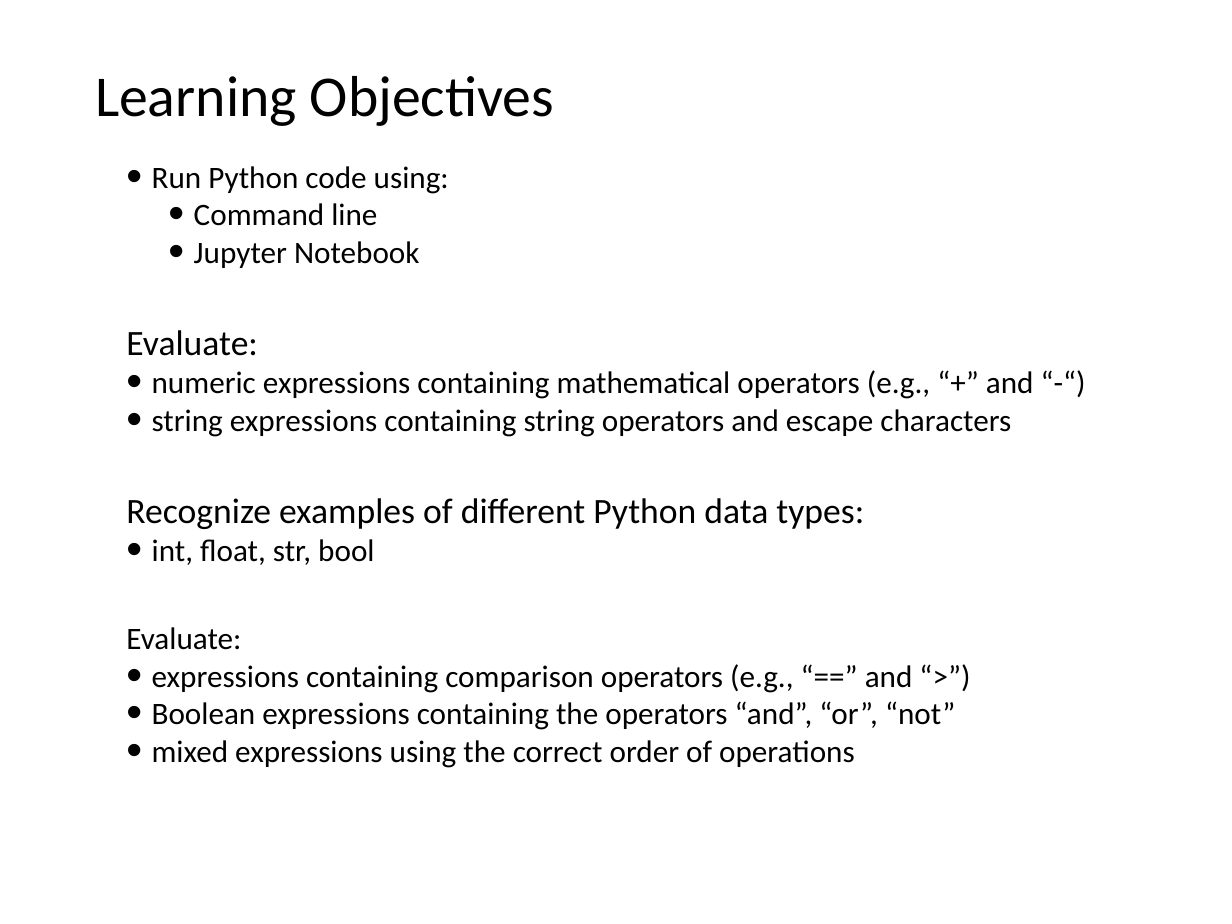
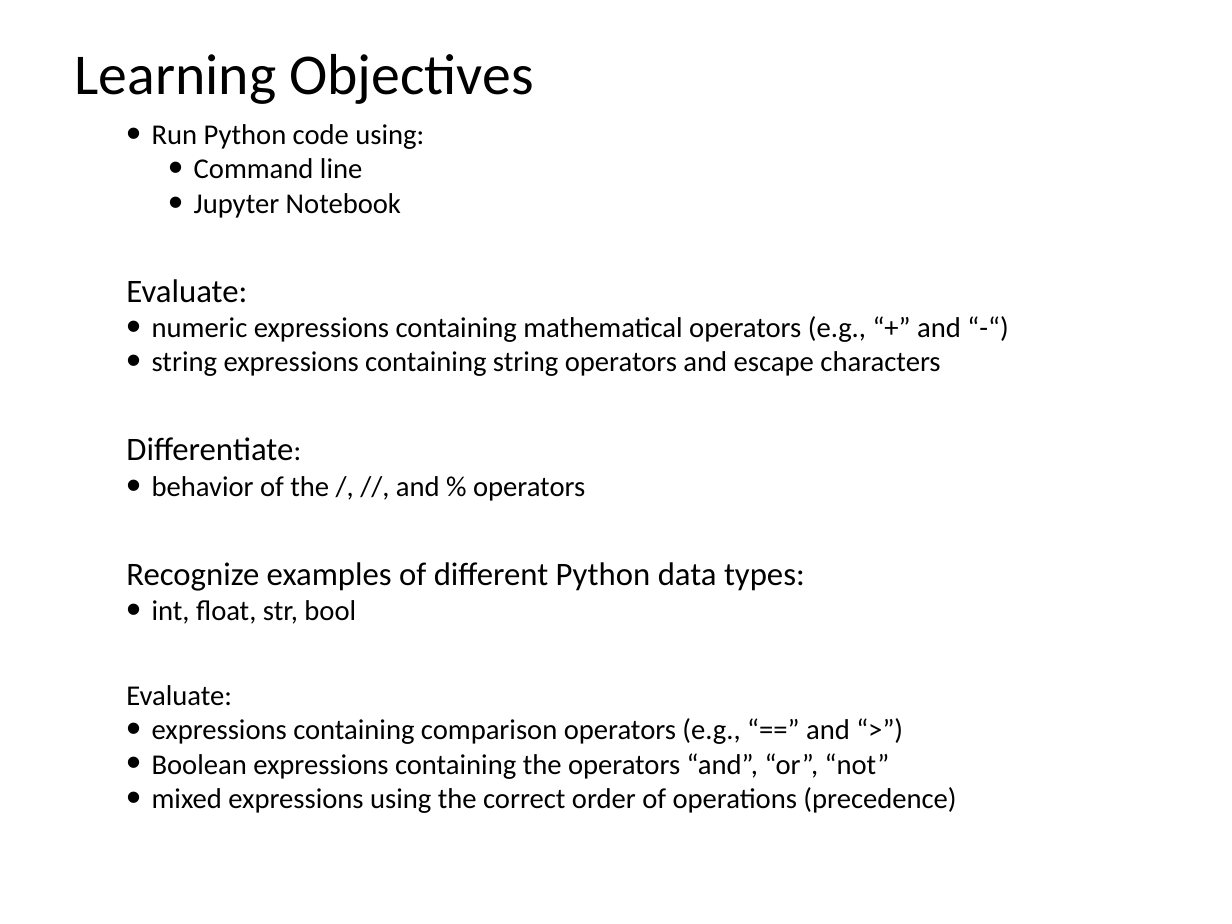
Before and after one commit to tylerharter/caraza-harter-com, a slide deck: slide 2 of tyler/meena/cs220/s22/materials/lecture_ppts/lec_03_S22.ppt. Drawn at 1232x924 pixels with LibreOffice and Linux fonts; fonts in the diff are those of the drawing. Boxes give left, top, right and bottom in pixels: in the first picture for what was removed or moved away, otherwise in the second. Text is boxed around its words. In the diff, an @@ line names an element or a change of style, - is before the commit and + after.

Commit message:
Updating lec_03 and lec_04 slides

```diff
--- a/tyler/meena/cs220/s22/materials/lecture_ppts/lec_03_S22.ppt
+++ b/tyler/meena/cs220/s22/materials/lecture_ppts/lec_03_S22.ppt
@@ title "Learning Objectives": place and size @@
-title "Learning Objectives" at bbox=[95, 76, 554, 126]
+title "Learning Objectives" at bbox=[75, 54, 533, 104]
@@ text "Run Python code using:": place and size @@
-text "Run Python code using:" at bbox=[126, 166, 1034, 768]
+text "Run Python code using:" at bbox=[126, 124, 961, 813]
@@ text at bbox=[126, 124, 961, 779]: size 25.9 to 23.8 pt in "Run Python code using:", "Command line", "Jupyter Notebook", "numeric expressions containing mathematical operators (e.g., ..." and 5 more places; size 29.6 to 27.2 pt in "Evaluate:", "Recognize examples of different Python data types:" @@
@@ text at bbox=[126, 437, 585, 501]: paragraphs added @@
+Differentiate:
+• behavior of the /, //, and % operators
@@ text at bbox=[152, 787, 956, 813]: text changed; size 25.9 to 23.8 pt @@
-• mixed expressions using the correct order of operations
+• mixed expressions using the correct order of operations (precedence)
```
Also in this commit, not shown: 11 other files.
